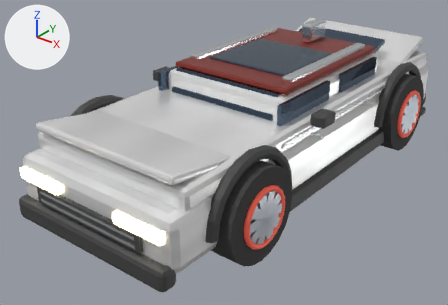
Two versions of the glTF model game/assets/car.glb, one commit apart.
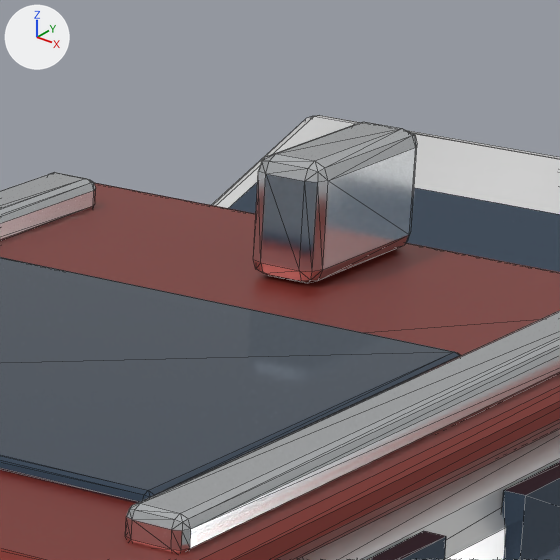
Each version is shown whole from a 50 mm camera at (3.72, -5.31, 3.31) aimed at (-0.2, -0.41, 0.27), then close up on the part from 59% to 78% of the width and 0% to 28% of the height. Every picture has the same lights, and +X, +Y and +Z are marked at upper left. The first two pictures are the older version. The close-ups show mesh edges as thin lines. Where no turn or scale is listed for an object, it has been applied to the vertices. Vertices at exactly the same position are counted once.

The first close-up shows 'Body'.
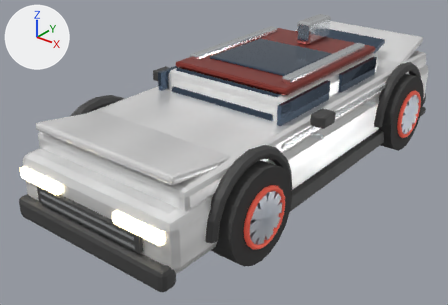
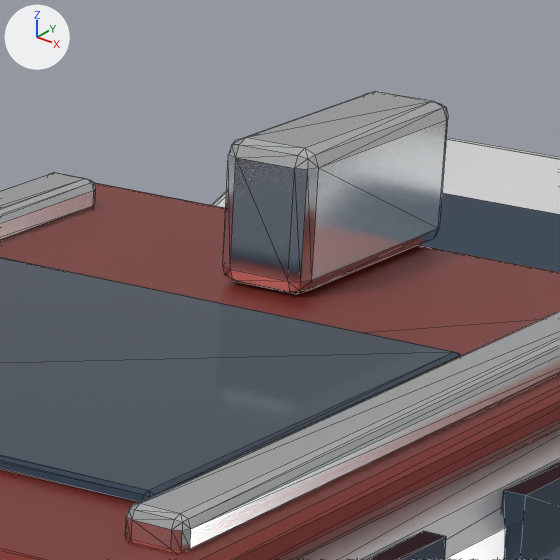
Diff of the bpy script that builds the scene:
```diff
--- a/game/assets/car.glb.py
+++ b/game/assets/car.glb.py
@@ me_cube @@
 # used by ob_body; location = (0.0, 0.0, 0.0)
-me_cube.from_pydata(...)  # 1608 vertices, 2956 faces; spans x -1.12..1.12, y -2.59..2.72, z 0.02..1.5
+me_cube.from_pydata(...)  # 1608 vertices, 2956 faces; spans x -1.12..1.12, y -2.59..2.72, z 0.02..1.54
+# me_cube part 1: the loose piece of 56 vertices spanning x -0.07..0.07, y 0.87..1.23, z 1.28..1.5 is scaled about its middle by (1.36, 1.43, 1.21), then moved by (0.0, 0.0, 0.02)
 me_cube.materials.append(mat_bodypaint)
```

What differs and where, as boxes (x1, y1, x2, y2) in the close-ups (560 x 560 px; the box of a moved part takes in the faces that stretch with it):
'Body', reshaped: before (0, 115, 560, 560); after (0, 91, 560, 560)
part 1 of me_cube, moved or reshaped: before (253, 122, 417, 283); after (223, 91, 448, 294)
